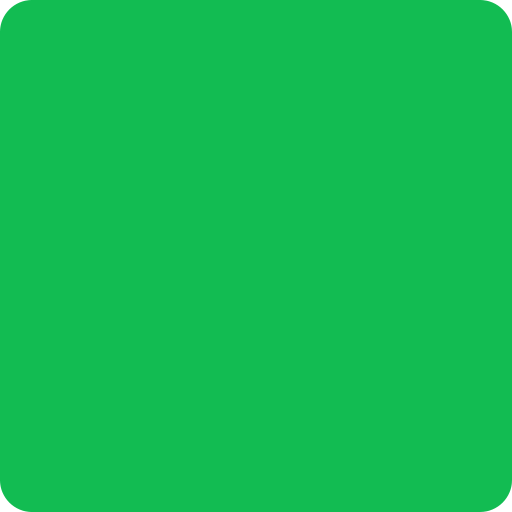
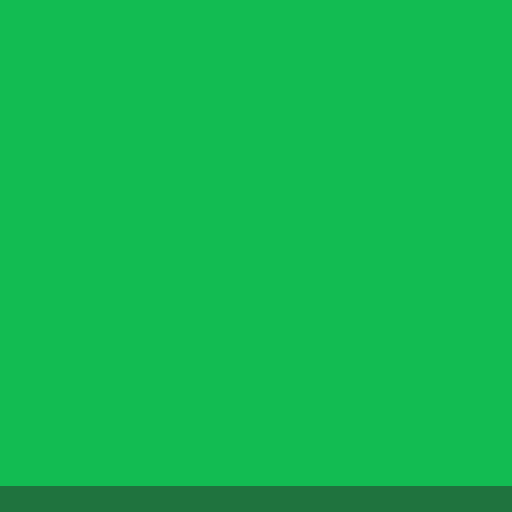
Layer changes from the first 512 x 512 image to the second:
showed "Rectangle 1" (1st of 2) over left=0, top=486, right=512, bottom=512
showed "Rectangle 1" (2nd of 2) over left=0, top=0, right=512, bottom=512
hid "Rounded Rectangle 1" over left=0, top=0, right=512, bottom=512
